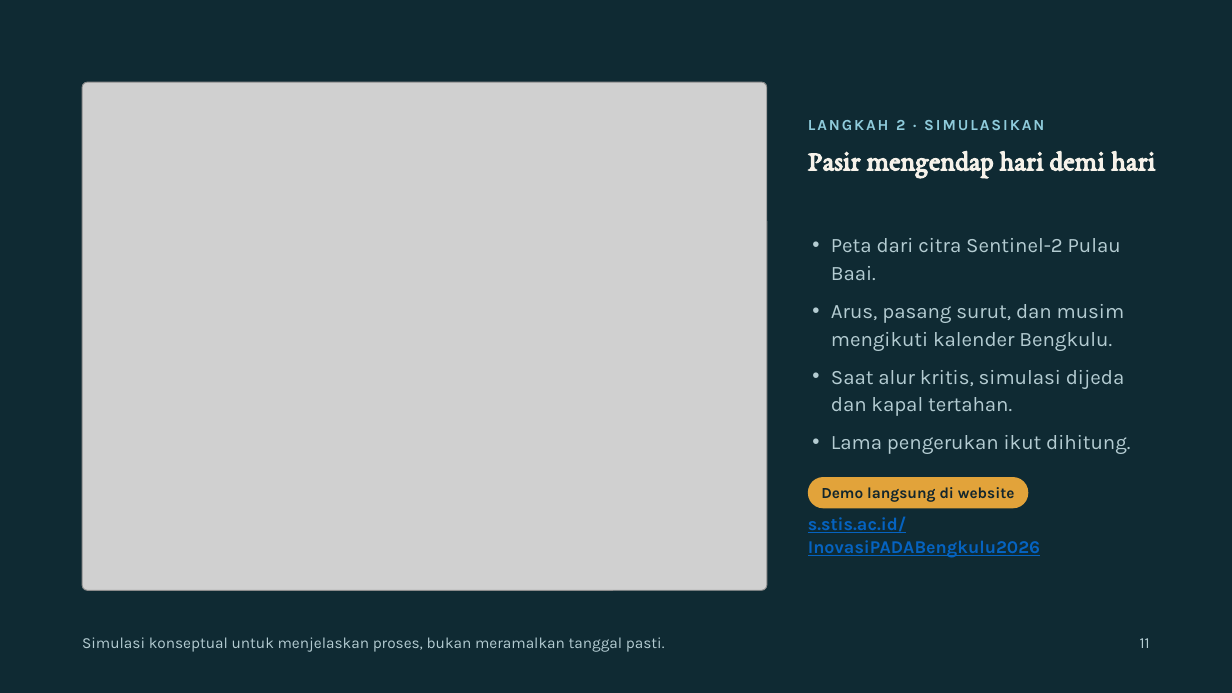
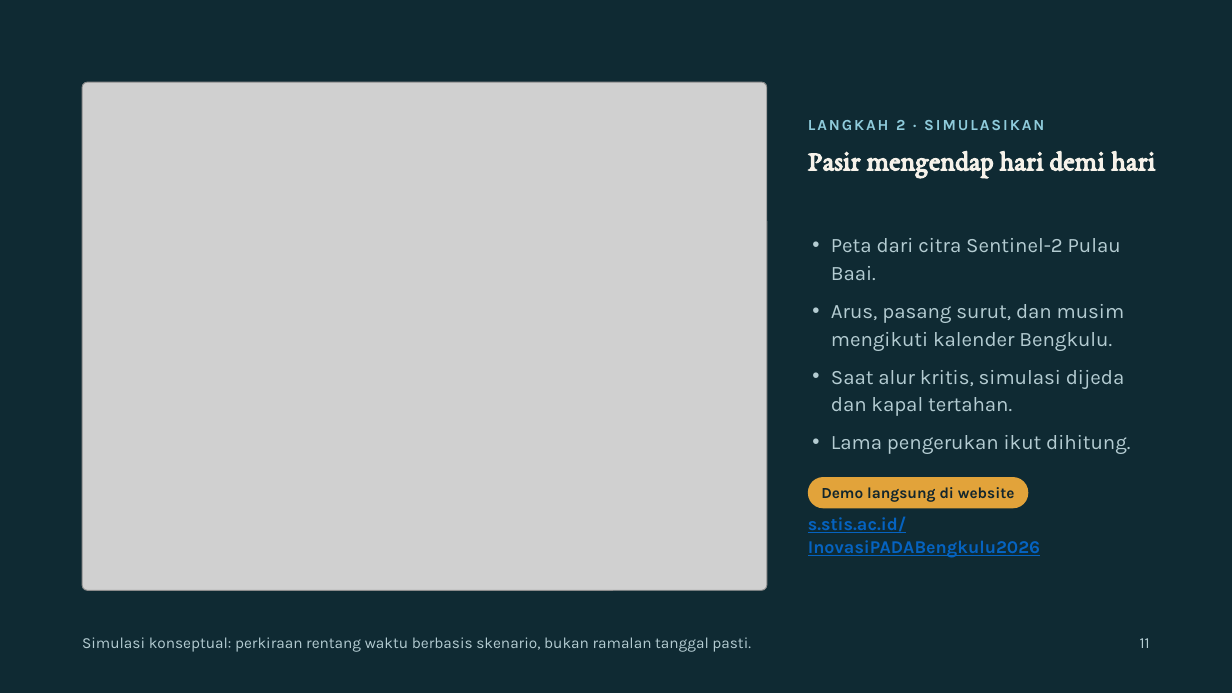
Before and after one commit to kuliahbayubni-ops/pantai-pulau-baai, a slide deck: slide 11 of presentasi/Presentasi-PASIR-Pulau-Baai.pptx. Drawn at 1232x693 pixels with LibreOffice and Linux fonts; fonts in the diff are those of the drawing; grey boxes stand for pictures. Boxes give left, top, right and bottom in pixels: in the first picture for what was removed or moved away, otherwise in the second. Text is boxed around its words. In the diff, an @@ line names an element or a change of style, - is before the commit and + after.

```diff
--- a/presentasi/Presentasi-PASIR-Pulau-Baai.pptx
+++ b/presentasi/Presentasi-PASIR-Pulau-Baai.pptx
@@ text at [82,637,751,652]: text changed @@
-Simulasi konseptual untuk menjelaskan proses, bukan meramalkan tanggal pasti.
+Simulasi konseptual: perkiraan rentang waktu berbasis skenario, bukan ramalan tanggal pasti.
```
Also in this commit, not shown: 4 other slides changed, 8 other files.
